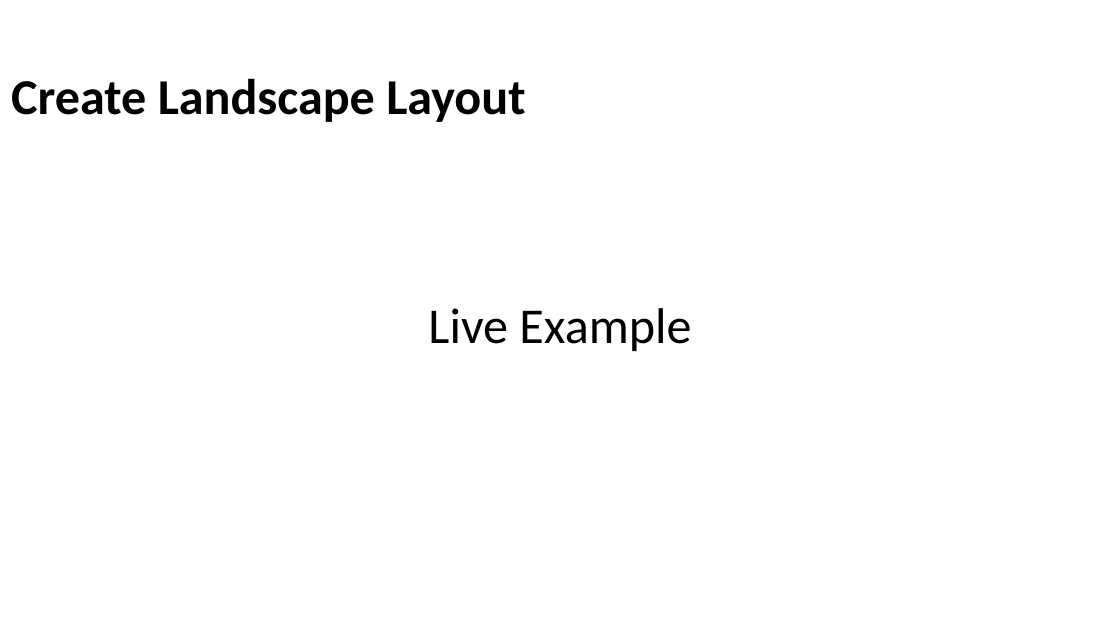
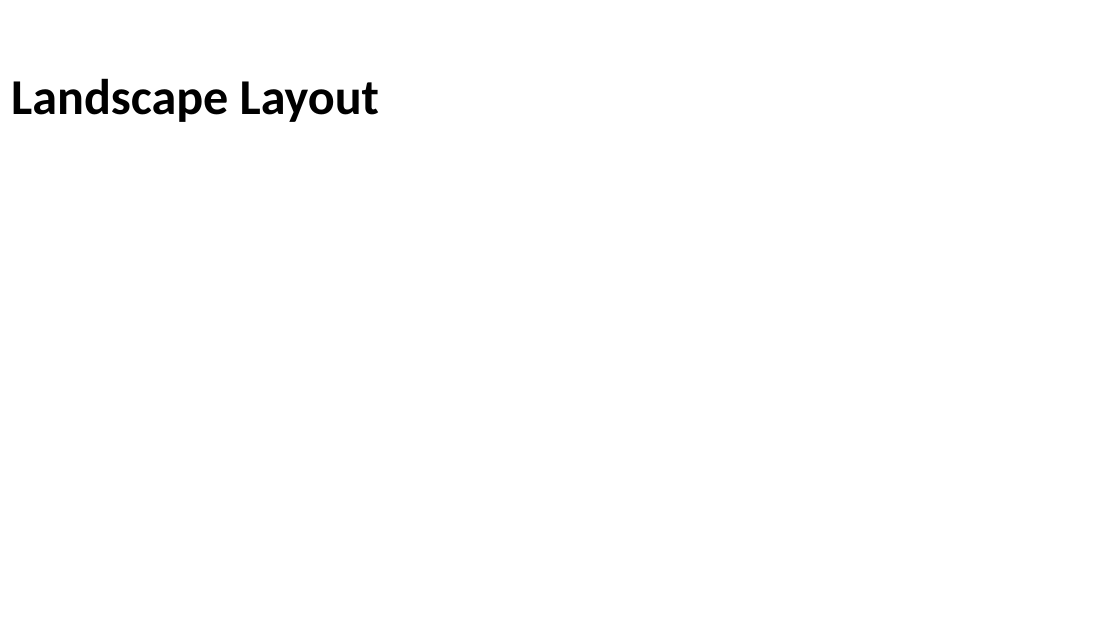
Before and after one commit to Batch-xx/Android-Lunch-Learn, a slide deck: slide 44 of slides/Android Studio_Activities_Fragments.pptx (slide 37 before the commit). Drawn at 1120x630 pixels with LibreOffice and Linux fonts; fonts in the diff are those of the drawing; background and template pictures are left out. Boxes give left, top, right and bottom in pixels: in the first picture for what was removed or moved away, otherwise in the second. Text is boxed around its words. In the diff, an @@ line names an element or a change of style, - is before the commit and + after.

```diff
--- a/slides/Android Studio_Activities_Fragments.pptx
+++ b/slides/Android Studio_Activities_Fragments.pptx
@@ title at [11,78,379,122]: text changed @@
-Create Landscape Layout
+Landscape Layout
@@ text removed at [428,308,691,351] @@
-Live Example
```
Also in this commit, not shown: 14 other slides changed, 11 slides added, 3 slides removed, 7 other files.
